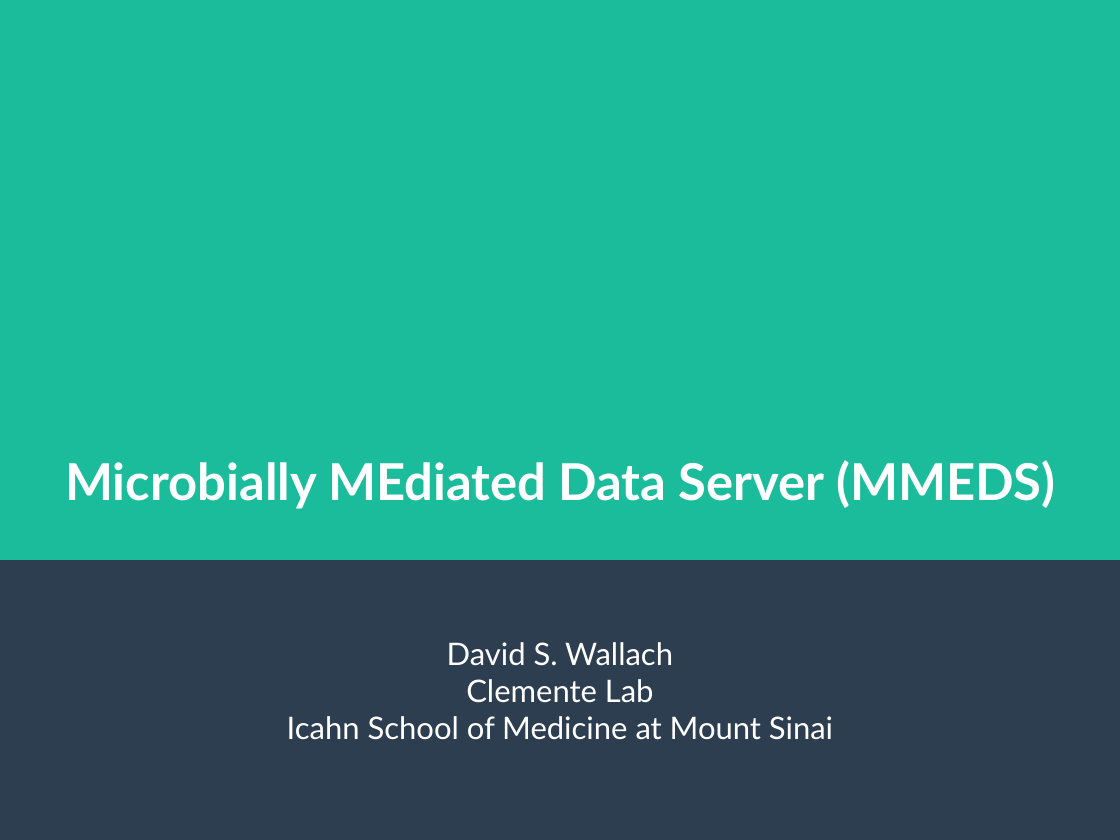
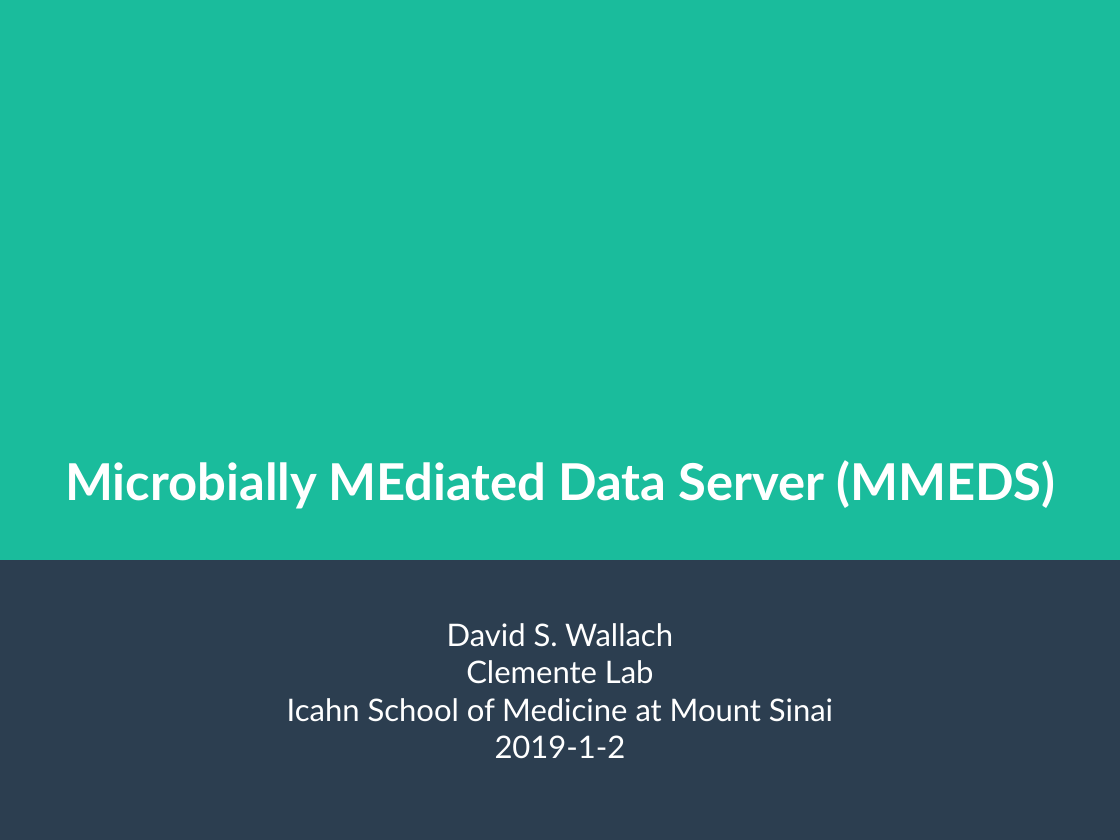
Before and after one commit to clemente-lab/mmeds-meta, a slide deck: slide 1 of sql/mmeds.odp. Drawn at 1120x840 pixels with LibreOffice and Linux fonts; fonts in the diff are those of the drawing. Boxes give left, top, right and bottom in pixels: in the first picture for what was removed or moved away, otherwise in the second. Text is boxed around its words. In the diff, an @@ line names an element or a change of style, - is before the commit and + after.

```diff
--- a/sql/mmeds.odp
+++ b/sql/mmeds.odp
@@ subtitle at (x1=495, y1=735, x2=626, y2=759): paragraph added @@
+2019-1-2
```
Also in this commit, not shown: 1 other slide changed, 1 slide added, 1 slide removed, 5 other files.
